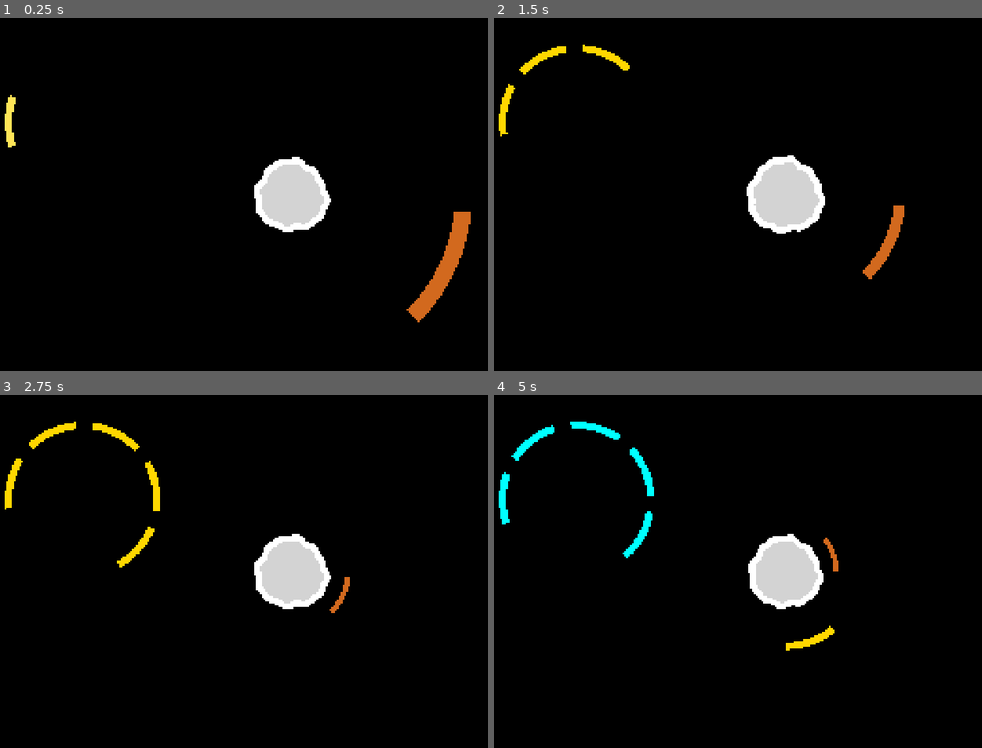
Above: before the commit, frames 1-4 (two rows, left to right).
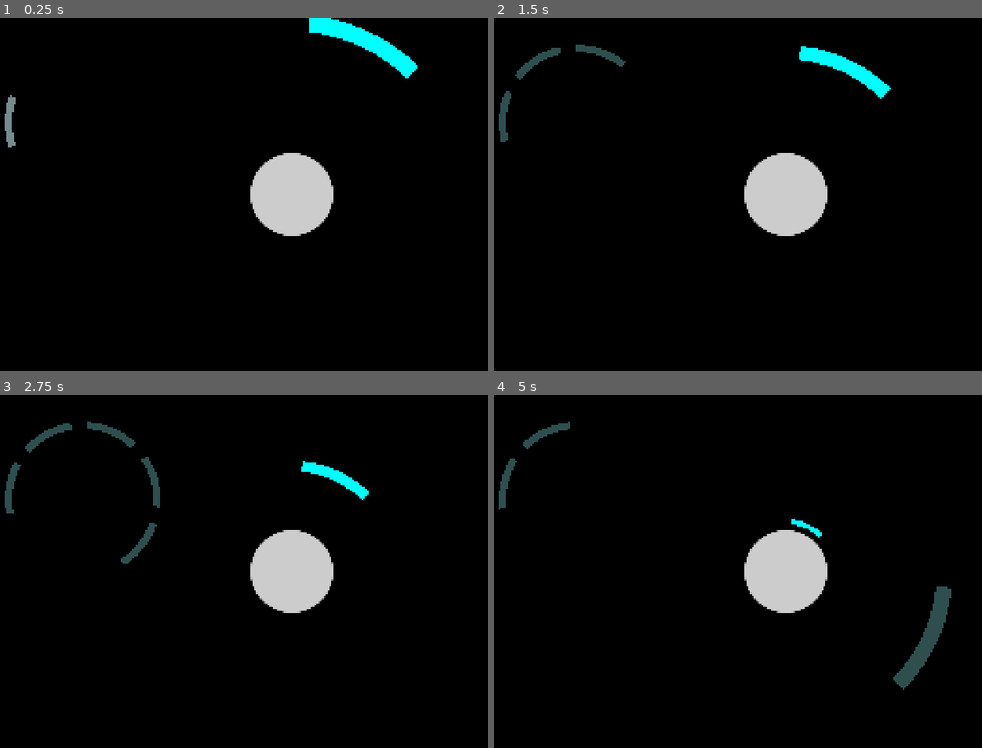
Above: after the commit, the same moments.

Repository: SceneTreeCoder/godot_pixelfrog
Game: Godot game, scene res://scenes/game.tscn
The game is run twice, just before and just after one commit, with the same random seed, the same clock (stepped at 60 frames per second) and the same inputs.
Inputs:
- Up to frame 1 (0.25 s): no input
- Up to frame 2 (1.5 s): hold Right (ui_right) 0.53-1.28 s; tap Space (action) at 0.6, 1.35 s; hold Down (ui_down) from 1.28 s (still down)
- Up to frame 3 (2.75 s): release Down (ui_down) at 2.03 s; hold Right (ui_right) from 2.03 s (still down); tap Space (action) at 2.1 s
- Up to frame 4 (5 s): release Right (ui_right) at 2.78 s; hold Up (ui_up) 2.78-3.53 s; tap Space (action) at 2.85, 3.6, 4.35 s; hold Left (ui_left) from 3.53 s (still down)

The runs differ from the first frame. In frame 1, 4.0% of the frame differs, in the area x 0-97%, y 0-87%; in frame 2, 3.4%; in frame 3, 3.2%; in frame 4, 4.2%, in the area x 0-94%, y 7-84%.

Commit message:
player input provider, playback?

Diff:
--- a/scripts/game.gd
+++ b/scripts/game.gd
@@ -10,12 +10,16 @@
 const NPOINTS = 8
 const POINTSROTATE = NPOINTS - 1
 
+const MAX_SHAPES_PER_STACK := 6
 const SPAWN_DELAY:float = 3.5
 
 var stationary_landers_container: Node2D
 var moving_landers_container: Node2D
 var total_move := 0
 var canvas:CanvasLayer;
+
+var _seed := 0
+
 var paused:bool = false:
 	set(v):
 		GlobalState.paused = v
@@ -82,30 +86,48 @@
 	tween.play()
 
 func _ready() -> void:
-	var planet_container: Node2D = Node2D.new()
-	var poly = Polygon2D.new()
-	var harmonics = Harmonics.generate_harmonic_properties(20)
-	poly.polygon = Harmonics.generate_organic_shape_points(harmonics, 110)
-	planet_container.add_child(poly)
-	poly = Polygon2D.new()
-	poly.polygon = Harmonics.generate_organic_shape_points(harmonics, 90)
-	poly.color = Color.LIGHT_GRAY
-	planet_container.add_child(poly)
-	add_child(planet_container)
-	var tween:Tween = planet_container.create_tween()
-	var fCbFinished = func():
-		var new_scale = Vector2.ONE
-		if planet_container.scale.x<=0.99:
-			new_scale = new_scale * 1.05
-		tween.stop()
-		tween.tween_property(planet_container,"scale", new_scale, 1)
-		tween.play()
-
-
-	var newScale = planet_container.scale.x * 1.05
-	tween.tween_property(planet_container,"scale", planet_container.scale*newScale,1)
-	tween.play()
-	tween.finished.connect(fCbFinished)
+
+	var gi = GameInput.instance;
+	if not gi.is_inside_tree():
+		get_parent().add_child.call_deferred(gi)
+		gi.input = PlayerInputProvider.new()
+
+	if _seed == 0:
+		_seed = 1906948001 #randi()
+
+	seed(_seed)
+
+	if gi.start_t == 0:
+		gi.start_t = Time.get_unix_time_from_system()
+
+	gi.on_message.connect(_process_input)
+	var planet_instance = planet.instantiate()
+	add_child(planet_instance)
+
+	#var planet_container: Node2D = Node2D.new()
+	#var poly = Polygon2D.new()
+	#var harmonics = Harmonics.generate_harmonic_properties(20)
+	#poly.polygon = Harmonics.generate_organic_shape_points(harmonics, 110)
+	#planet_container.add_child(poly)
+	#poly = Polygon2D.new()
+	#poly.polygon = Harmonics.generate_organic_shape_points(harmonics, 90)
+	#poly.color = Color.LIGHT_GRAY
+	#planet_container.add_child(poly)
+	#add_child(planet_container)
+	##var tween:Tween = planet_container.create_tween()
+	##var fCbFinished = func():
+		##var new_scale = Vector2.ONE
+		##if planet_container.scale.x<=0.99:
+			##new_scale = new_scale * 1.05
+		##tween.stop()
+		##tween.tween_property(planet_container,"scale", new_scale, 1)
+		##tween.play()
+	##
+		#
+	#var newScale = planet_container.scale.x * 1.05
+	#tween.tween_property(planet_container,"scale", planet_container.scale*newScale,1)
+	#tween.play()
+	#tween.finished.connect(fCbFinished)
 	timer = Timer.new()
 	add_child(timer)
 	timer.autostart = true
@@ -145,53 +167,24 @@
 
 	add_child(canvas)
 
-
+	var ww:= 800.0
+	var hh:= 200.0
+	var inner = HudPanel.new(ww,hh, Color.BLACK)
+	var outer = HudPanel.new(ww*1.1,hh*1.2,Color.BROWN)
+
+	#add_child(outer)
+	#add_child(inner)
+
+
+	inner.position += Vector2(ww*0.1 + hh*0.05,hh*0.1)
+
+	inner.position += Vector2(-250,-250)
+	outer.position += Vector2(-250,-250)
 	_spawn_lander()
 
 func _process(dt: float) -> void:
-
-	if Input.is_action_just_pressed("action"):
-		paused = !paused;
-
-	if GlobalState.is_game_over:
-		if Input.is_action_just_pressed("action"):
-			var res = load("res://scenes/game.tscn")
-			var parent = get_parent()
-			var gs:GlobalState = GlobalState.instance;
-			for c in gs.next_color_changed.get_connections():
-				gs.next_color_changed.disconnect(c["callable"])
-
-
-			queue_free()
-			var timergs := Timer.new()
-			timergs.one_shot = true
-			var resetf = func():
-				GlobalState.reset()
-				parent.add_child(res.instantiate())
-
-			timergs.timeout.connect(resetf.bind())
-			parent.add_child(timergs)
-			timergs.start(0.1)
-
-		return
-
 	if paused:
 		return
-
-	var move = 0
-	if Input.is_action_just_pressed("ui_left"):
-		move = -1
-	if Input.is_action_just_pressed("ui_right"):
-		move = 1
-
-	if move == 0:
-		if Input.is_action_just_pressed("ui_up"):
-			move = -1
-		if Input.is_action_just_pressed("ui_down"):
-			move = 1
-	move_direction = move
-	total_move+= move
-
 	seconds_from_last_spawn+=dt
 
 	var part_time = SPAWN_AFTER_SECONDS / NPOINTS
@@ -201,6 +194,59 @@
 
 	if seconds_from_last_spawn >= SPAWN_AFTER_SECONDS and landers.size() <3:
 		_spawn_lander()
+
+func _process_input(...messages:Array):
+
+	var move := 0
+	for message in messages:
+		var m:Message=message
+
+		match(m.type):
+			Message.MessageType.ACTION_KEY_PRESS:
+				match(m.params['name']):
+					"ui_right":
+						move += 1
+					"ui_down":
+						move += 1
+					"ui_left":
+						move -= 1
+					"ui_up":
+						move -= 1
+					"action":
+						if GlobalState.is_game_over:
+							paused = false
+							var res = load("res://scenes/game.tscn")
+							var parent = get_parent()
+							var gs:GlobalState = GlobalState.instance;
+							for c in gs.next_color_changed.get_connections():
+								gs.next_color_changed.disconnect(c["callable"])
+
+
+							queue_free()
+							var timergs := Timer.new()
+							timergs.one_shot = true
+							var resetf = func():
+								GlobalState.reset()
+								parent.add_child(res.instantiate())
+								if (GameInput.instance.messages.size()>0):
+									GameInput.instance.replay ()
+								else:
+									GameInput.instance.record ()
+
+							timergs.timeout.connect(resetf.bind())
+							parent.add_child(timergs)
+							timergs.start(0.1)
+						else:
+							paused = !paused;
+
+
+					_:
+						print (m)
+			_:
+				print (m)
+	if GlobalState.is_game_over or paused:
+		return
+	total_move += move
 
 func _on_landers_collide_area(lander:Lander):
 
@@ -227,7 +273,7 @@
 		return a._stack_idx == idx\
 	).size()
 
-	if on_this_stack and on_this_stack > 7:
+	if on_this_stack and on_this_stack > MAX_SHAPES_PER_STACK:
 		show_game_over()
 
 	lander.landed = true
@@ -304,6 +350,8 @@
 	_spawn_lander()
 
 func show_game_over() -> void:
+	if GlobalState.is_game_over:
+		return
 
 	GlobalState.is_game_over = true
 	var panel = Panel.new()
--- /dev/null
+++ b/scripts/hudpanel.gd
@@ -0,0 +1,15 @@
+extends Node2D
+class_name HudPanel
+
+func _init(w:float,h:float, c:Color = Color.WHITE):
+	var shape = Polygon2D.new()
+	var packedArray :PackedVector2Array = []
+	packedArray.append(Vector2(h,0))
+	packedArray.append(Vector2(h+w,0))
+	packedArray.append(Vector2(h+w+h,h*0.5))
+	packedArray.append(Vector2(h+w,h))
+	packedArray.append(Vector2(h,h))
+	packedArray.append(Vector2(0,h*0.5))
+	shape.polygon = packedArray
+	shape.color = c
+	add_child(shape)
--- /dev/null
+++ b/scripts/input/game_input.gd
@@ -0,0 +1,63 @@
+extends Node
+
+class_name GameInput
+
+var _input:InputProvider
+@export var input:InputProvider:
+	set(v):
+		if _input != null:
+			_input.queue_free()
+			_input = null
+
+		if _input == null:
+			_input = v
+			add_child(_input)
+
+var messages:Array[Message]
+var playback_queue:Array[Message]
+var start_t := 0
+var playback_start_t := 0
+static var _instance:GameInput;
+static var instance:GameInput:
+	get:
+		if _instance == null:
+			_instance = new()
+		return _instance
+	set(v):
+		return
+
+signal on_message(message:Message)
+
+func replay():
+	playback_queue = messages.duplicate(true)
+	playback_start_t = start_t;
+	clear()
+	_input.queue_free()
+	_input = null
+	_input = ReplayInputProvider.new()
+	add_child(_input)
+
+func record():
+	playback_queue.clear()
+	clear()
+	start_t = Time.get_unix_time_from_system()
+	_input.queue_free()
+	_input = null
+	_input = PlayerInputProvider.new()
+	add_child(_input)
+
+func clear():
+	messages.clear()
+
+static func on_message_received(message:Message):
+	print (message)
+	instance.on_message.emit(message)
+	if instance.playback_queue.size() > 0:
+		return
+	message.timestamp = Time.get_unix_time_from_system()
+	instance.messages.append(message)
+
+
+static func _connect (cb:Callable):
+	if cb and cb.is_valid():
+		instance.on_message.connect(cb)
--- /dev/null
+++ b/scripts/input/input_provider.gd
@@ -0,0 +1,2 @@
+extends Node
+class_name InputProvider
--- /dev/null
+++ b/scripts/input/message.gd
@@ -0,0 +1,23 @@
+extends RefCounted
+
+class_name Message
+
+enum MessageType {ACTION_KEY_PRESS, ACTION_KEY_DOWN, ACTION_KEY_UP}
+
+static var _s_seq_no := 1
+var type:MessageType;
+var timestamp:int;
+var params:Dictionary;
+var _seq_no: int
+var seq_no:int:
+	get:
+		if _seq_no <= 0:
+			_seq_no = _s_seq_no
+			_s_seq_no = _s_seq_no + 1
+		return _seq_no
+	set(v):
+		pass
+
+func _to_string() -> String:
+	var s := "%s:[%d] Type: %s, %s"
+	return s % [Time.get_time_string_from_unix_time(timestamp), seq_no, str(MessageType.keys()[type]), str(params)]
--- /dev/null
+++ b/scripts/input/player_input_provider.gd
@@ -0,0 +1,24 @@
+extends InputProvider
+class_name PlayerInputProvider
+
+func _init():
+	pass
+
+func _input(event: InputEvent) -> void:
+	var move = 0
+	var message: Message;
+	var inputMap: Dictionary[String, String] = {
+		ui_left = "ui_left",
+		ui_right = "ui_right",
+		ui_up = "ui_left",
+		ui_down = "ui_right",
+		action = "action",
+	}
+	for k in inputMap.keys():
+		if event.is_action_pressed(k):
+			message = Message.new()
+			message.type = Message.MessageType.ACTION_KEY_PRESS
+			message.params = {
+				name = inputMap[k],
+			}
+			GameInput.on_message_received(message)
--- /dev/null
+++ b/scripts/input/replay_input_provider.gd
@@ -0,0 +1,42 @@
+extends InputProvider
+class_name ReplayInputProvider
+
+var timer = Timer.new()
+func _init():
+	pass
+
+var t :int = 0
+var idx = 0
+var timestamp:int = 0
+var last_timestamp = 0
+var last_message_timestamp = 0
+
+func _ready() -> void:
+	if GameInput.instance.playback_queue.size()>0:
+		t = GameInput.instance.playback_queue[0].timestamp
+		last_timestamp = Time.get_unix_time_from_system()
+		last_message_timestamp = GameInput.instance.playback_start_t
+
+func _process(delta: float) -> void:
+	if GameInput.instance.playback_queue.size()<=0:
+		return
+	var gi = GameInput.instance
+	var queue = gi.playback_queue
+	if idx >= queue.size():
+		return
+	var message :Message = queue[idx]
+	var timestamp = Time.get_unix_time_from_system()
+	var offsetLive:int = timestamp - last_timestamp
+
+	var offsetReplay:int = message.timestamp - last_message_timestamp
+	if offsetLive >= offsetReplay:
+		if message:
+			GameInput.on_message_received(message)
+		idx += 1
+
+		if idx >= queue.size():
+			return
+		timestamp = Time.get_unix_time_from_system()
+		message = queue[idx]
+		offsetLive = timestamp - last_timestamp
+		offsetReplay = message.timestamp - last_message_timestamp
--- a/scripts/lander.gd
+++ b/scripts/lander.gd
@@ -124,6 +124,10 @@
 	cb.call(self)
 
 func _physics_process(dt:float) -> void:
+	if paused:
+		return
+	if GlobalState.is_game_over:
+		return
 	match (state):
 		LanderState.FALLING:
 			_process_falling(dt)
--- a/scripts/state.gd
+++ b/scripts/state.gd
@@ -23,6 +23,7 @@
 		pass
 
 static func reset():
+
 	_instance.queue_free()
 	_instance = GlobalState.new()
 	colors_queue = []
Not shown, added: scripts/hudpanel.gd.uid
Not shown, added: scripts/input/game_input.gd.uid
Not shown, added: scripts/input/input_provider.gd.uid
Not shown, added: scripts/input/message.gd.uid
Not shown, added: scripts/input/player_input_provider.gd.uid
Not shown, added: scripts/input/replay_input_provider.gd.uid
